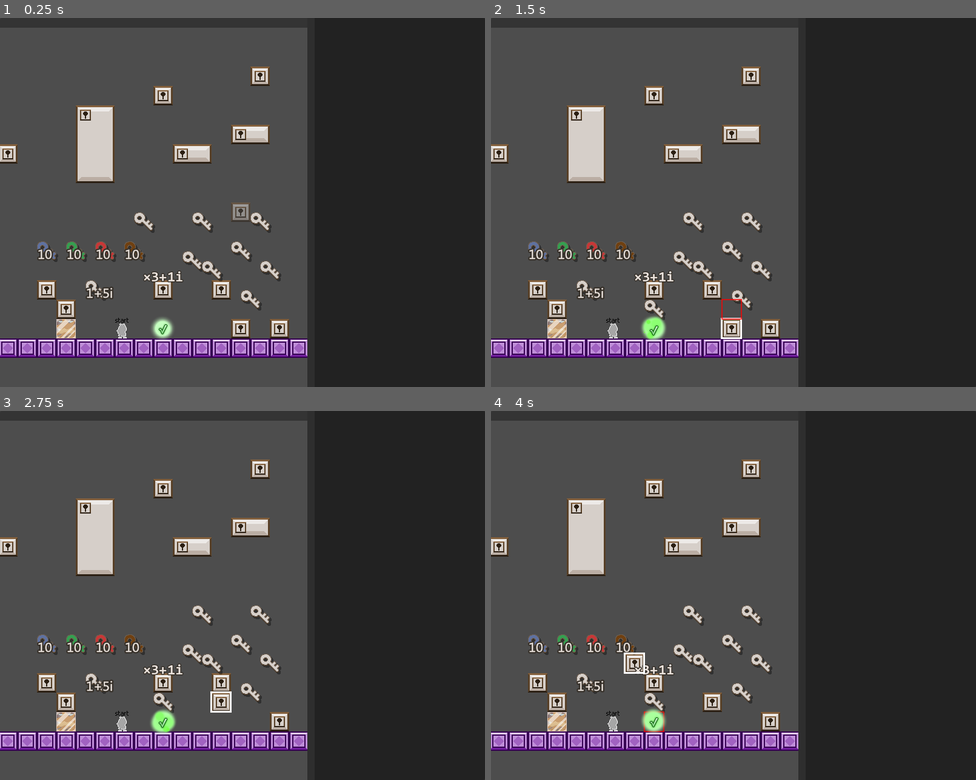
Above: before the commit, frames 1-4 (two rows, left to right).
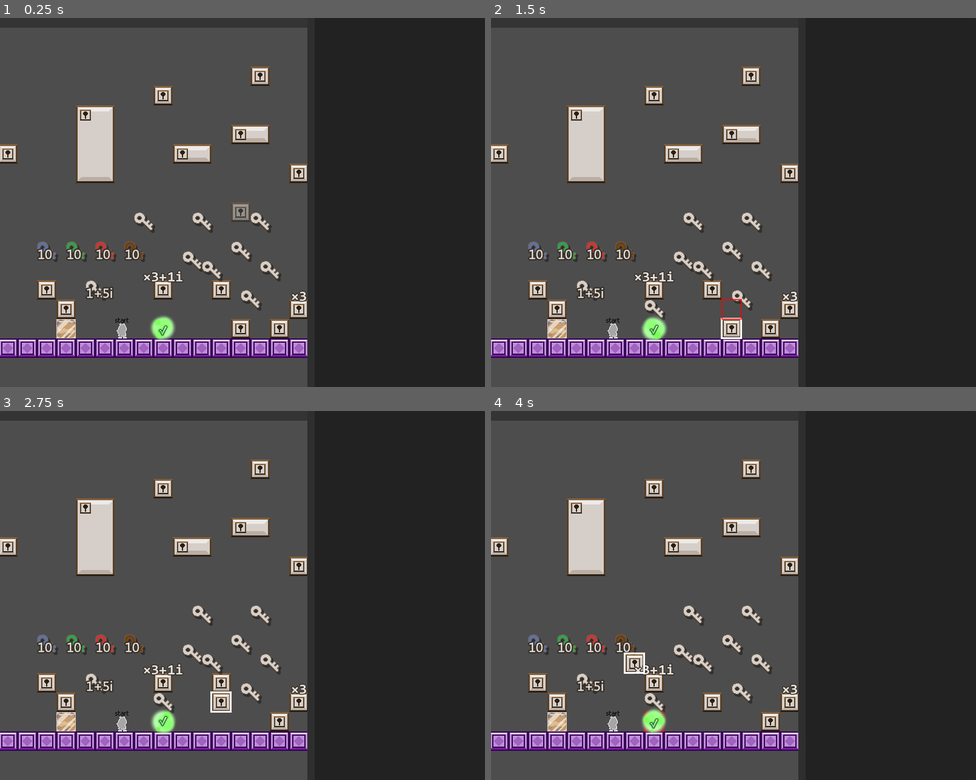
Above: after the commit, the same moments.

Repository: L4Vo5/i-wanna-lockpick-editor
Game: Godot game, scene res://editor/editor.tscn
Same seed, same stepped clock (60 frames per second), same inputs: the game is played once before the commit and once after it.
Inputs (mouse positions are in pixels of both pictures, inside the frame that each line leads up to):
- Up to frame 1 (0.25 s): no input
- Up to frame 2 (1.5 s): tap Enter at 0.5 s; drag from (636, 213) to (655, 327) at 0.52 s; drag from (733, 327) to (709, 276) at 1.27 s
- Up to frame 3 (2.75 s): move the mouse to (223, 702) at 2.02 s; hold Right (right) from 2.03 s (still down); hold S (i-view) from 2.03 s (still down); click (223, 702) at 2.17 s
- Up to frame 4 (4 s): release Right (right) at 2.75 s; release S (i-view) at 2.75 s; drag from (714, 684) to (588, 540) at 2.77 s; tap R (restart) at 3.5 s; drag from (617, 565) to (655, 720) at 3.52 s

The runs differ from the first frame. In frame 1, 0.7% of the frame differs, in the area x 31-64%, y 39-88%; in frame 2, 0.6%; in frame 3, 0.6%; in frame 4, 0.6%.

Commit message:
goal preprocess

Diff:
--- a/editor/levels/default.tres
+++ b/editor/levels/default.tres
@@ -442,6 +442,70 @@
 glitch_color = 13
 position = Vector2i(416, 416)
 
+[sub_resource type="Resource" id="Resource_x0nae"]
+script = ExtResource("1_2738f")
+real_part = 1
+imaginary_part = 0
+
+[sub_resource type="Resource" id="Resource_qn6oh"]
+script = ExtResource("2_gvoh1")
+color = 1
+magnitude = 1
+sign = 0
+value_type = 0
+lock_type = 0
+size = Vector2i(18, 18)
+position = Vector2i(7, 7)
+lock_arrangement = 0
+dont_show_lock = false
+
+[sub_resource type="Resource" id="Resource_ut3xu"]
+script = ExtResource("3_x1ajv")
+amount = SubResource("Resource_x0nae")
+outer_color = 1
+locks = Array[ExtResource("2_gvoh1")]([SubResource("Resource_qn6oh")])
+size = Vector2i(32, 32)
+_curses = {
+0: false,
+1: false,
+2: false,
+3: false
+}
+glitch_color = 13
+position = Vector2i(640, 224)
+
+[sub_resource type="Resource" id="Resource_urg8f"]
+script = ExtResource("1_2738f")
+real_part = 3
+imaginary_part = 0
+
+[sub_resource type="Resource" id="Resource_48pq8"]
+script = ExtResource("2_gvoh1")
+color = 1
+magnitude = 1
+sign = 0
+value_type = 0
+lock_type = 0
+size = Vector2i(18, 18)
+position = Vector2i(7, 7)
+lock_arrangement = 0
+dont_show_lock = false
+
+[sub_resource type="Resource" id="Resource_5umuq"]
+script = ExtResource("3_x1ajv")
+amount = SubResource("Resource_urg8f")
+outer_color = 1
+locks = Array[ExtResource("2_gvoh1")]([SubResource("Resource_48pq8")])
+size = Vector2i(32, 32)
+_curses = {
+0: false,
+1: false,
+2: false,
+3: false
+}
+glitch_color = 13
+position = Vector2i(640, 448)
+
 [sub_resource type="Resource" id="Resource_j4x5w"]
 script = ExtResource("1_2738f")
 real_part = 1
@@ -603,7 +667,7 @@
 version = "0.0.2.0"
 num_version = 1
 editor_version = ""
-doors = Array[ExtResource("3_x1ajv")]([SubResource("Resource …(371 unchanged characters)… e_lswig"), SubResource("Resource_6h7b4")])
+doors = Array[ExtResource("3_x1ajv")]([SubResource("Resource …(371 unchanged characters)… e_lswig"), SubResource("Resource_6h7b4"), SubResource("Resource_ut3xu"), SubResource("Resource_5umuq")])
 keys = Array[ExtResource("4_hag16")]([SubResource("Resource_t0dme"), SubResource("Resource_30i26"), SubResource("Resour …(322 unchanged characters)…
 size = Vector2i(800, 608)
 player_spawn_position = Vector2i(366, 512)
--- a/level_elements/goal/goal.gd
+++ b/level_elements/goal/goal.gd
@@ -16,6 +16,7 @@
 func _ready() -> void:
 	area_entered.connect(_on_body_entered)
 	area_exited.connect(_on_body_exited)
+	preprocess(58)
 
 func _physics_process(_delta: float) -> void:
 	# Should create particle on first step
@@ -92,3 +93,11 @@
 
 func _on_body_exited(_body: Node2D) -> void:
 	child_inside = false
+
+func preprocess(amount: int) -> void:
+	assert(PerfManager.start("Goal::preprocess (%d)" % amount))
+	for i in amount:
+		_physics_process(0)
+		for part in particles_parent.get_children():
+			part._physics_process(0)
+	assert(PerfManager.end("Goal::preprocess (%d)" % amount))
--- a/level_elements/goal/goal_particle.gd
+++ b/level_elements/goal/goal_particle.gd
@@ -1,6 +1,7 @@
 #@tool
 extends Sprite2D
 
+# this takes 58 frames to die
 var mode := 0
 var type := 0
 var _scale := 0.1
@@ -8,6 +9,7 @@
 # originally 85 (out of 360)
 var hue := 120
 var sat := 30
+var time = 0
 func _physics_process(_delta: float) -> void:
 	# don't process if alone in editor (enable for tool mode)
 #	if get_parent() is SubViewport: return
--- a/misc/node_pool.gd
+++ b/misc/node_pool.gd
@@ -1,3 +1,4 @@
+@tool
 extends Node
 var known_scenes := {}
 
Not shown: 4 places in editor/editor.tscn that only renumber resources
Not shown: 1 places in editor/levels/default.tres that only renumber resources
